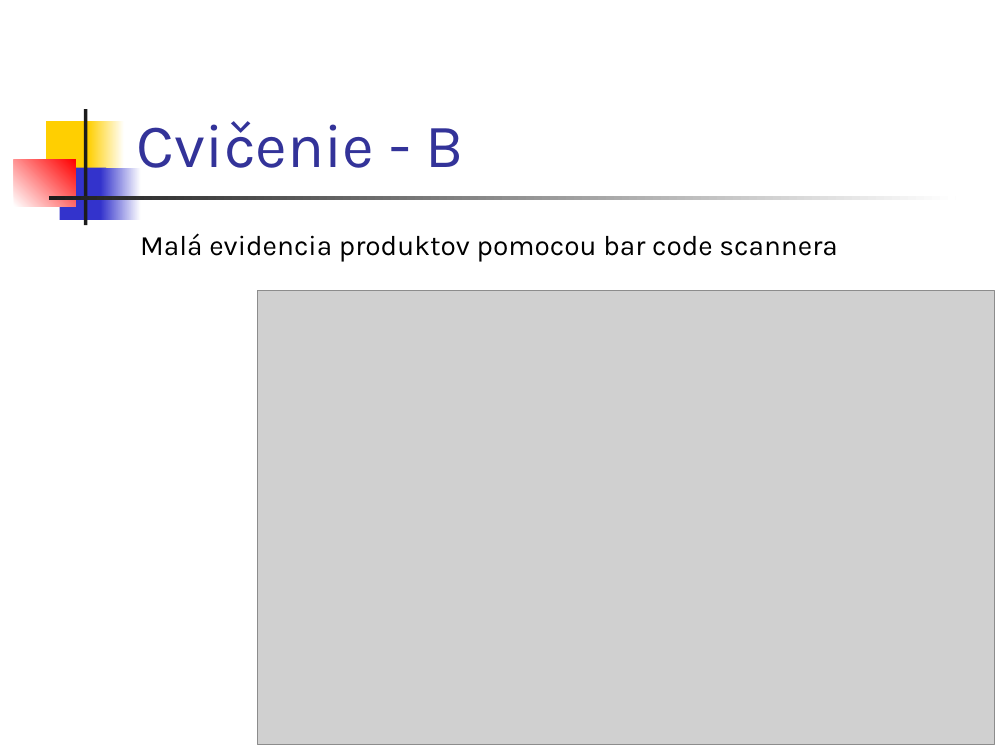
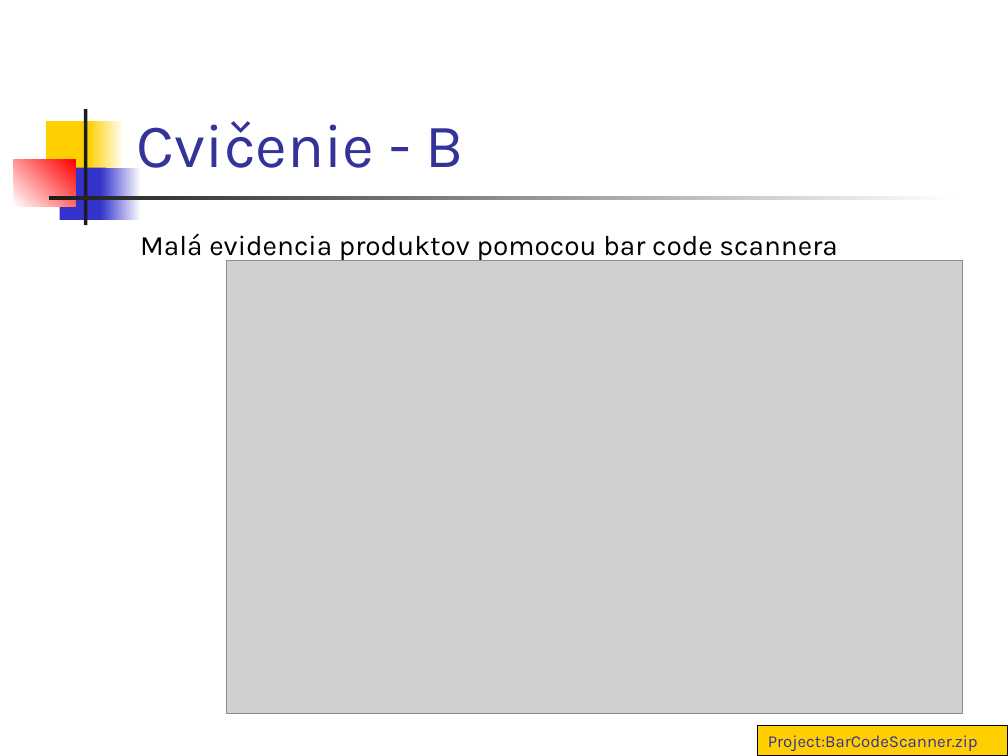
Before and after one commit to vmandro/Prednasky, a slide deck: slide 15 of 12/12_Android.ppt. Drawn at 1008x756 pixels with LibreOffice and Linux fonts; fonts in the diff are those of the drawing; grey boxes stand for pictures. Boxes give left, top, right and bottom in pixels: in the first picture for what was removed or moved away, otherwise in the second. Text is boxed around its words. In the diff, an @@ line names an element or a change of style, - is before the commit and + after.

```diff
--- a/12/12_Android.ppt
+++ b/12/12_Android.ppt
@@ picture: place and size @@
-picture at (258, 290, 995, 744)
+picture at (226, 260, 963, 714)
@@ rectangle added at (758, 726, 1008, 756), fill #FFCF01, outline #000000 0.74 pt, 12 pt, text #333399 @@
+Project:BarCodeScanner.zip
```
Also in this commit, not shown: 3 other slides changed, 2 other files.
